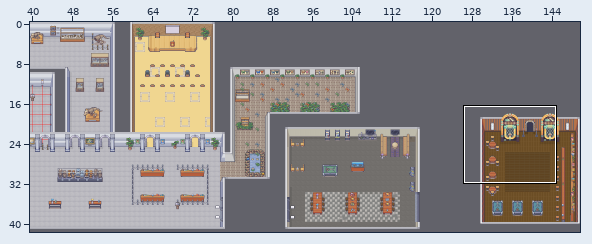
Two versions of a level (Tiled map (JSON), frontend/public/assets/tilemaps/indoors.json). The picture above shows the old version from afar; the outline marks the close-up.
Close-up. Before the commit:
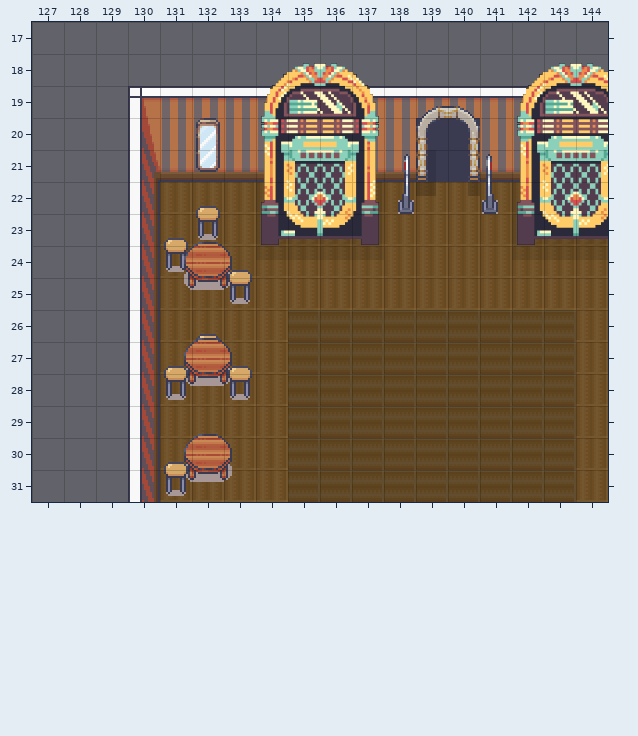
Cells are 32x32 px. Shown: x 127..144, y 17..31. The commit also changed other parts of the map, which this record leaves out.
The result:
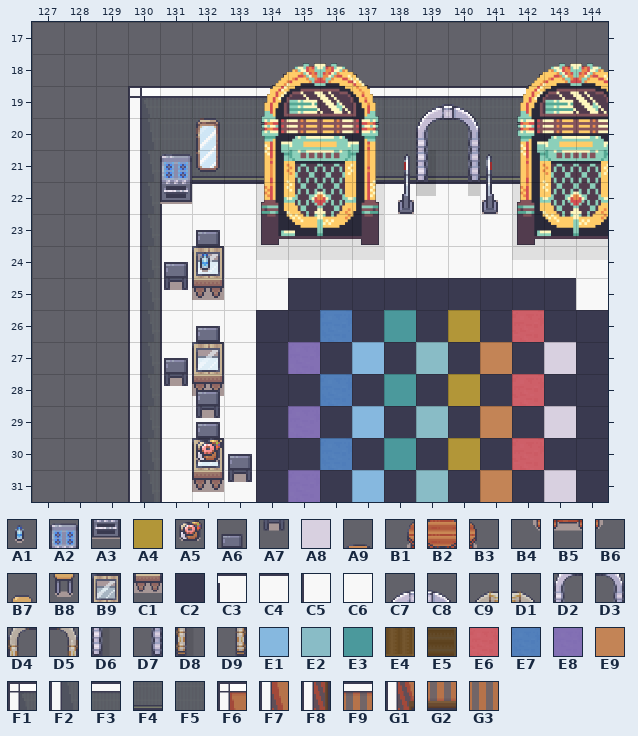
Key: from "12_Kitchen_32x32": A1 186, A2 216, A3 232, A4 469, A5 659; from "13_Conference_Hall_32x32": A6 9, A7 25, A8 44; from "14_Basement_32x32": A9 49, B1 64, B2 65, B3 66, B4 80, B5 81, B6 82, B7 318, B8 334; from "1_Generic_32x32": B9 840, C1 856; from "Room_Builder_32x32": C2 23, C3 546, C4 547, C5 622, C6 623, C7 826, C8 827, C9 834, D1 835, D2 902, D3 903, D4 910, D5 911, D6 978, D7 979, D8 986, D9 987, E1 1471, E2 1623, E3 1775, E4 2783, E5 2784 turned 270, E6 3284, E7 3436, E8 3588, E9 4216, F1 4690, F2 4841, F3 4843, F4 4920, F5 4996, F6 6353, F7 6429, F8 6430, F9 6431, G1 6505, G2 6507, G3 6584.
__ is an empty cell.
Tiles replaced or removed in this view: A9, B1, B2, B3, B4, B5, B6, B7, B8, C2, C9, D1, D4, D5, D8, D9, E4, E5, F6, F7, F8, F9, G1, G2, G3.
What changed:
Changed rows in their new state; .. is an unchanged cell.
Layer "Below Player":
first column x 131:
22 C3 C4 C4 C4 .. .. C4 C4 C4 C4 C4 C4 .. ..
23 C5 C6 C6 C6 C6 C6 C6 C6 C6 C6 C6 C6 C6 C6
24 C5 C6 C6 C6 C6 C6 C6 C6 C6 C6 C6 C6 C6 C6
25 C5 C6 C6 C6 C2 C2 C2 C2 C2 C2 C2 C2 C2 C6
26 C5 C6 C6 C2 C2 E7 C2 E3 C2 A4 C2 E6 C2 C2
27 C5 C6 C6 C2 E8 C2 E1 C2 E2 C2 E9 C2 A8 C2
28 C5 C6 C6 C2 C2 E7 C2 E3 C2 A4 C2 E6 C2 C2
29 C5 C6 C6 C2 E8 C2 E1 C2 E2 C2 E9 C2 A8 C2
30 C5 C6 C6 C2 C2 E7 C2 E3 C2 A4 C2 E6 C2 C2
31 C5 C6 C6 C2 E8 C2 E1 C2 E2 C2 E9 C2 A8 C2
Layer "Walls":
first column x 130:
19 F1 F3 F3 F3 F3 .. .. F3 F3 F3 F3 F3 F3
20 F2 F5 F5 F5 F5 .. .. F5 F5 F5 F5 F5 F5
21 F2 F4 F4 F4 F4 .. .. F4 F4 F4 F4 F4 F4
22 F2 .. .. .. .. .. .. .. .. .. .. .. ..
23 F2 __ .. .. .. .. .. .. .. .. .. .. ..
24 F2 __ .. .. .. .. .. .. .. .. .. .. ..
25 F2 .. .. .. .. .. .. .. .. .. .. .. ..
26 F2 .. __ .. .. .. .. .. .. .. .. .. ..
27 F2 .. __ .. .. .. .. .. .. .. .. .. ..
28 F2 .. .. .. .. .. .. .. .. .. .. .. ..
29 F2 .. .. .. .. .. .. .. .. .. .. .. ..
30 F2 .. .. .. .. .. .. .. .. .. .. .. ..
31 F2 .. .. .. .. .. .. .. .. .. .. .. ..
Layer "On The Walls":
first column x 132:
19 .. .. .. .. .. .. .. C7 C8
20 .. .. .. .. .. .. .. D2 D3
21 .. .. .. .. .. .. .. D6 D7
23 A6 .. .. .. .. .. .. .. ..
24 A7 .. .. .. .. .. .. .. ..
26 A6 .. .. .. .. .. .. .. ..
27 A7 .. .. .. .. .. .. .. ..
29 A6 .. .. .. .. .. .. .. ..
30 A7 .. .. .. .. .. .. .. ..
Layer "World":
first column x 131:
21 A2 .. ..
22 A3 .. ..
23 .. __ ..
24 A6 B9 __
25 A7 C1 __
26 .. __ ..
27 A6 B9 __
28 A7 C1 __
29 .. __ ..
30 __ B9 A6
31 __ C1 A7
Layer "Above Player":
first column x 131:
22 .. __ ..
23 .. __ ..
24 .. .. __
25 .. .. __
27 __ .. __
28 __ A6 __
29 .. A7 ..
30 __ .. ..
31 __ .. ..
Layer "Very Above Player":
first column x 132:
24 A1
first column x 132:
30 A5
Pixel boxes of the changes (left, top, right, bottom) in both close-ups:
changed: (142, 98, 608, 502)
